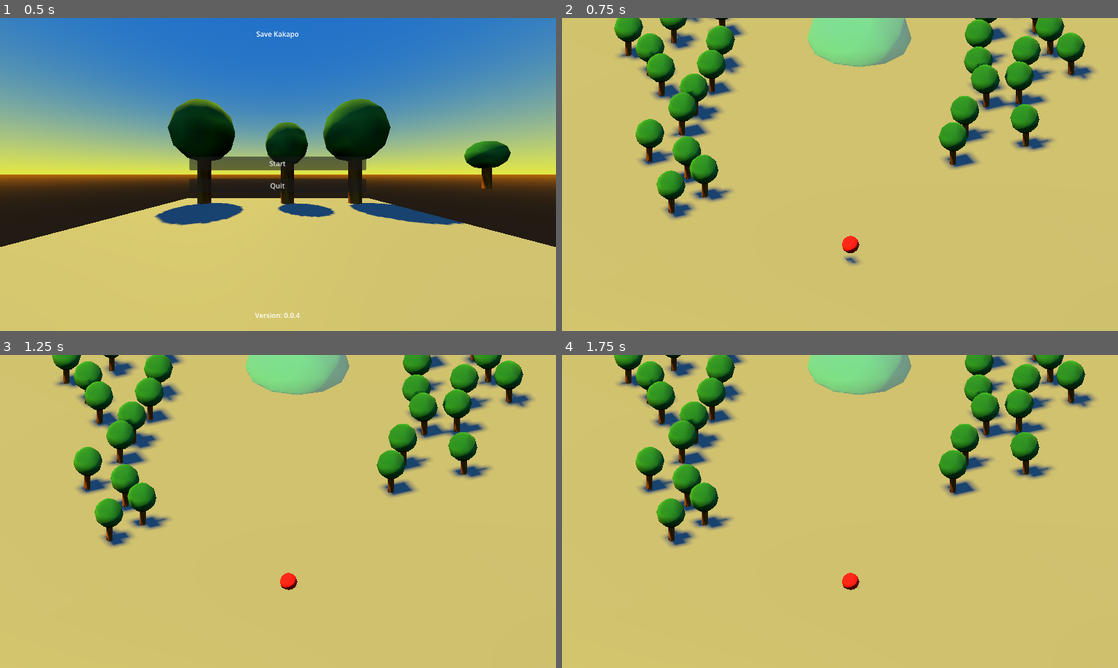
Above: before the commit, frames 1-4 (two rows, left to right).
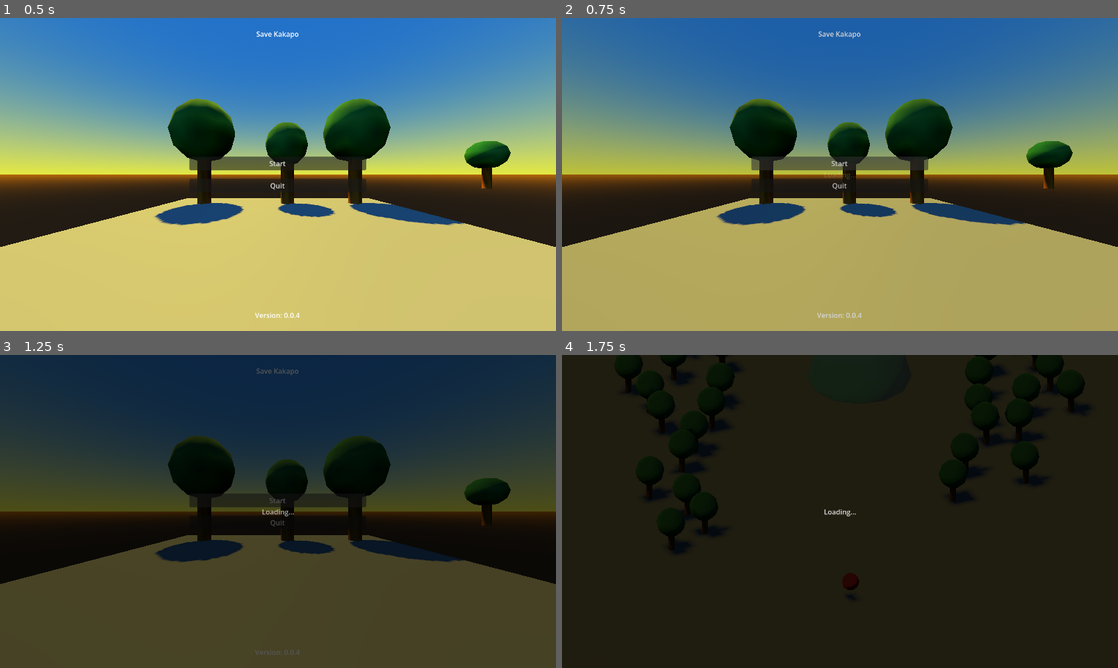
Above: after the commit, the same moments.

Repository: hubacekjakub/Godot-TreeLoverJourney
Game: Godot game, scene res://levels/main_menu.tscn
Same seed, same stepped clock (60 frames per second), same inputs: the game is played once before the commit and once after it.
Inputs (mouse positions are in pixels of both pictures, inside the frame that each line leads up to):
- Up to frame 1 (0.5 s): no input
- Up to frame 2 (0.75 s): click "Start" at 0.5 s
- Up to frame 3 (1.25 s): no input
- Up to frame 4 (1.75 s): click (840, 498) at 1.25 s, where only the run after the commit has a clickable "Start"

Frame 1 is identical in both runs. In frame 2, 99% of the frame differs, in the area x 0-100%, y 0-100%; in frame 3, 100%; in frame 4, 99%.

Commit message:
Scene changer autoload added

Diff:
--- a/project.godot
+++ b/project.godot
@@ -19,6 +19,7 @@
 [autoload]
 
 SignalBus="*uid://cgpi886dlxi3i"
+SceneChanger="*uid://io5eox7sw5pg"
 Global="*uid://df8uf0gxajuvf"
 
 [display]
--- /dev/null
+++ b/scenes/ui/scene_changer.tscn
@@ -0,0 +1,230 @@
+[gd_scene format=3 uid="uid://io5eox7sw5pg"]
+
+[ext_resource type="Script" uid="uid://c6qwyihshl4gm" path="res://scripts/autoload/scene_changer.gd" id="1_6f5k5"]
+
+[sub_resource type="Animation" id="Animation_ggtk8"]
+length = 0.001
+tracks/0/type = "value"
+tracks/0/imported = false
+tracks/0/enabled = true
+tracks/0/path = NodePath("ColorRect:self_modulate")
+tracks/0/interp = 1
+tracks/0/loop_wrap = true
+tracks/0/keys = {
+"times": PackedFloat32Array(0),
+"transitions": PackedFloat32Array(1),
+"update": 0,
+"values": [Color(1, 1, 1, 1)]
+}
+tracks/1/type = "value"
+tracks/1/imported = false
+tracks/1/enabled = true
+tracks/1/path = NodePath("ColorRect:visible")
+tracks/1/interp = 1
+tracks/1/loop_wrap = true
+tracks/1/keys = {
+"times": PackedFloat32Array(0),
+"transitions": PackedFloat32Array(1),
+"update": 1,
+"values": [true]
+}
+tracks/2/type = "value"
+tracks/2/imported = false
+tracks/2/enabled = true
+tracks/2/path = NodePath("Label:self_modulate")
+tracks/2/interp = 1
+tracks/2/loop_wrap = true
+tracks/2/keys = {
+"times": PackedFloat32Array(0),
+"transitions": PackedFloat32Array(1),
+"update": 0,
+"values": [Color(1, 1, 1, 1)]
+}
+tracks/3/type = "value"
+tracks/3/imported = false
+tracks/3/enabled = true
+tracks/3/path = NodePath("Label:visible")
+tracks/3/interp = 1
+tracks/3/loop_wrap = true
+tracks/3/keys = {
+"times": PackedFloat32Array(0),
+"transitions": PackedFloat32Array(1),
+"update": 1,
+"values": [true]
+}
+tracks/4/type = "value"
+tracks/4/imported = false
+tracks/4/enabled = true
+tracks/4/path = NodePath(".:visible")
+tracks/4/interp = 1
+tracks/4/loop_wrap = true
+tracks/4/keys = {
+"times": PackedFloat32Array(0),
+"transitions": PackedFloat32Array(1),
+"update": 1,
+"values": [true]
+}
+
+[sub_resource type="Animation" id="Animation_6f5k5"]
+resource_name = "fade_in"
+tracks/0/type = "value"
+tracks/0/imported = false
+tracks/0/enabled = true
+tracks/0/path = NodePath("Label:visible")
+tracks/0/interp = 1
+tracks/0/loop_wrap = true
+tracks/0/keys = {
+"times": PackedFloat32Array(0),
+"transitions": PackedFloat32Array(1),
+"update": 1,
+"values": [true]
+}
+tracks/1/type = "value"
+tracks/1/imported = false
+tracks/1/enabled = true
+tracks/1/path = NodePath("Label:self_modulate")
+tracks/1/interp = 1
+tracks/1/loop_wrap = true
+tracks/1/keys = {
+"times": PackedFloat32Array(0, 1),
+"transitions": PackedFloat32Array(1, 1),
+"update": 0,
+"values": [Color(1, 1, 1, 0), Color(1, 1, 1, 1)]
+}
+tracks/2/type = "value"
+tracks/2/imported = false
+tracks/2/enabled = true
+tracks/2/path = NodePath("ColorRect:visible")
+tracks/2/interp = 1
+tracks/2/loop_wrap = true
+tracks/2/keys = {
+"times": PackedFloat32Array(0),
+"transitions": PackedFloat32Array(1),
+"update": 1,
+"values": [true]
+}
+tracks/3/type = "value"
+tracks/3/imported = false
+tracks/3/enabled = true
+tracks/3/path = NodePath("ColorRect:self_modulate")
+tracks/3/interp = 1
+tracks/3/loop_wrap = true
+tracks/3/keys = {
+"times": PackedFloat32Array(0, 1),
+"transitions": PackedFloat32Array(1, 1),
+"update": 0,
+"values": [Color(1, 1, 1, 0), Color(1, 1, 1, 1)]
+}
+tracks/4/type = "value"
+tracks/4/imported = false
+tracks/4/enabled = true
+tracks/4/path = NodePath(".:visible")
+tracks/4/interp = 1
+tracks/4/loop_wrap = true
+tracks/4/keys = {
+"times": PackedFloat32Array(0),
+"transitions": PackedFloat32Array(1),
+"update": 1,
+"values": [true]
+}
+
+[sub_resource type="Animation" id="Animation_v87cj"]
+resource_name = "fade_out"
+tracks/0/type = "value"
+tracks/0/imported = false
+tracks/0/enabled = true
+tracks/0/path = NodePath("ColorRect:self_modulate")
+tracks/0/interp = 1
+tracks/0/loop_wrap = true
+tracks/0/keys = {
+"times": PackedFloat32Array(0, 1),
+"transitions": PackedFloat32Array(1, 1),
+"update": 0,
+"values": [Color(1, 1, 1, 1), Color(1, 1, 1, 0)]
+}
+tracks/1/type = "value"
+tracks/1/imported = false
+tracks/1/enabled = true
+tracks/1/path = NodePath("ColorRect:visible")
+tracks/1/interp = 1
+tracks/1/loop_wrap = true
+tracks/1/keys = {
+"times": PackedFloat32Array(0, 1),
+"transitions": PackedFloat32Array(1, 1),
+"update": 1,
+"values": [true, false]
+}
+tracks/2/type = "value"
+tracks/2/imported = false
+tracks/2/enabled = true
+tracks/2/path = NodePath("Label:self_modulate")
+tracks/2/interp = 1
+tracks/2/loop_wrap = true
+tracks/2/keys = {
+"times": PackedFloat32Array(0, 1),
+"transitions": PackedFloat32Array(1, 1),
+"update": 0,
+"values": [Color(1, 1, 1, 1), Color(1, 1, 1, 0)]
+}
+tracks/3/type = "value"
+tracks/3/imported = false
+tracks/3/enabled = true
+tracks/3/path = NodePath("Label:visible")
+tracks/3/interp = 1
+tracks/3/loop_wrap = true
+tracks/3/keys = {
+"times": PackedFloat32Array(0, 1),
+"transitions": PackedFloat32Array(1, 1),
+"update": 1,
+"values": [true, false]
+}
+tracks/4/type = "value"
+tracks/4/imported = false
+tracks/4/enabled = true
+tracks/4/path = NodePath(".:visible")
+tracks/4/interp = 1
+tracks/4/loop_wrap = true
+tracks/4/keys = {
+"times": PackedFloat32Array(1),
+"transitions": PackedFloat32Array(1),
+"update": 1,
+"values": [false]
+}
+
+[sub_resource type="AnimationLibrary" id="AnimationLibrary_ndrkg"]
+_data = {
+&"RESET": SubResource("Animation_ggtk8"),
+&"fade_in": SubResource("Animation_6f5k5"),
+&"fade_out": SubResource("Animation_v87cj")
+}
+
+[node name="SceneChanger" type="CanvasLayer" unique_id=2036059109]
+layer = 10
+script = ExtResource("1_6f5k5")
+
+[node name="ColorRect" type="ColorRect" parent="." unique_id=48836869]
+anchors_preset = 15
+anchor_right = 1.0
+anchor_bottom = 1.0
+grow_horizontal = 2
+grow_vertical = 2
+color = Color(0, 0, 0, 1)
+
+[node name="Label" type="Label" parent="." unique_id=1145540956]
+anchors_preset = 8
+anchor_left = 0.5
+anchor_top = 0.5
+anchor_right = 0.5
+anchor_bottom = 0.5
+offset_left = -20.0
+offset_top = -11.5
+offset_right = 20.0
+offset_bottom = 11.5
+grow_horizontal = 2
+grow_vertical = 2
+text = "Loading..."
+horizontal_alignment = 1
+vertical_alignment = 1
+
+[node name="AnimationPlayer" type="AnimationPlayer" parent="." unique_id=1284350004]
+libraries/ = SubResource("AnimationLibrary_ndrkg")
--- /dev/null
+++ b/scripts/autoload/scene_changer.gd
@@ -0,0 +1,70 @@
+extends CanvasLayer
+
+@onready var animation_player = $AnimationPlayer
+
+var current_scene : Node = null
+var load_level: String = ""
+var load_map_path: String = ""
+
+
+func _ready() -> void:
+	var root = get_tree().root
+	current_scene = root.get_child(root.get_child_count() - 1)
+	load_map_path = current_scene.scene_file_path
+	visible = false
+
+	# Connect the animation finished signal to the function
+	animation_player.animation_finished.connect(_on_animation_finished)
+	SignalBus.map_loaded.connect(handle_map_loaded)
+
+
+func goto_scene(map_name: String) -> void:
+	# This function will usually be called from a signal callback,
+	# or some other function in the current scene.
+	# Deleting the current scene at this point is
+	# a bad idea, because it may still be executing code.
+	# This will result in a crash or unexpected behavior.
+
+	# The solution is to defer the load to a later time, when
+	# we can be sure that no code from the current scene is running:
+	print("Going to scene: ", map_name)
+
+	load_level = map_name
+
+	print("Fading IN started!")
+	animation_player.play("fade_in")
+
+
+
+func restart_current_scene() -> void:
+	animation_player.play("fade_in")
+	#call_deferred("_deferred_goto_scene", current_scene.scene_file_path)
+
+
+func _deferred_goto_scene(path: String) -> void:
+	# It is now safe to remove the current scene.
+	current_scene.free()
+
+	# Load the new scene.
+	var s = ResourceLoader.load(path)
+
+	# Instance the new scene.
+	current_scene = s.instantiate()
+	load_map_path = current_scene.scene_file_path
+
+	# Add it to the active scene, as child of root.
+	get_tree().root.add_child(current_scene)
+
+	# Optionally, to make it compatible with the SceneTree.change_scene_to_file() API.
+	get_tree().current_scene = current_scene
+	SignalBus.map_loaded.emit(load_level)
+
+
+func _on_animation_finished(anim_name: String) -> void:
+	if anim_name == "fade_in":
+		call_deferred("_deferred_goto_scene", load_level)
+
+
+func handle_map_loaded(_map_path: String) -> void:
+	animation_player.play("fade_out")
+	print("Fading OUT started!")
--- a/scripts/main_menu.gd
+++ b/scripts/main_menu.gd
@@ -1,4 +1,7 @@
 extends Node3D
+
+# Exports
+@export var start_level : String = "res://levels/MainLevel.tscn"
 
 # UI elements
 @onready var version_label: Label = %VersionLabel
@@ -17,7 +20,7 @@
 		quit_button.pressed.connect(_on_quit_button_pressed)
 
 func _on_start_button_pressed():
-	get_tree().change_scene_to_file("res://levels/MainLevel.tscn")
+	SceneChanger.goto_scene(start_level)
 
 
 func _on_quit_button_pressed():
--- a/scripts/signal_bus.gd
+++ b/scripts/signal_bus.gd
@@ -4,3 +4,5 @@
 # Map events
 signal resting_place_reached()
 signal new_resting_place_set(new_resting_place: RestingPlace)
+
+signal map_loaded(map_name: String)
Not shown, added: scripts/autoload/scene_changer.gd.uid
